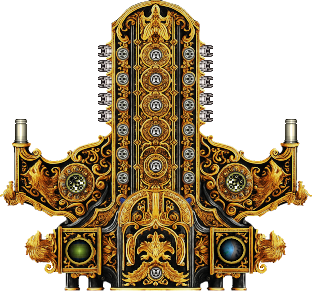
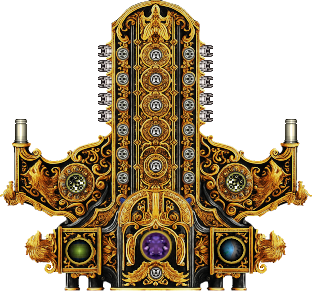
Before/after of a 312px x 291px layered artwork. What changed in the layer stack:
added layer "Amethyst_Round_3_grande.webp copy" above "Layer #4" over bbox(142, 232, 170, 260)
added layer "Layer #4" above "lib_40k.png" over bbox(140, 230, 172, 262)
painted on "lib_40k.png" over bbox(136, 230, 176, 262)